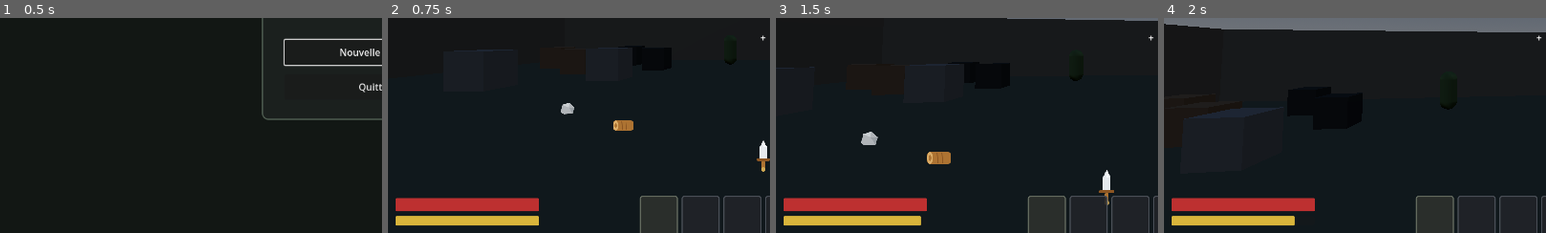
Above: before the commit, frames 1-4 (left to right).
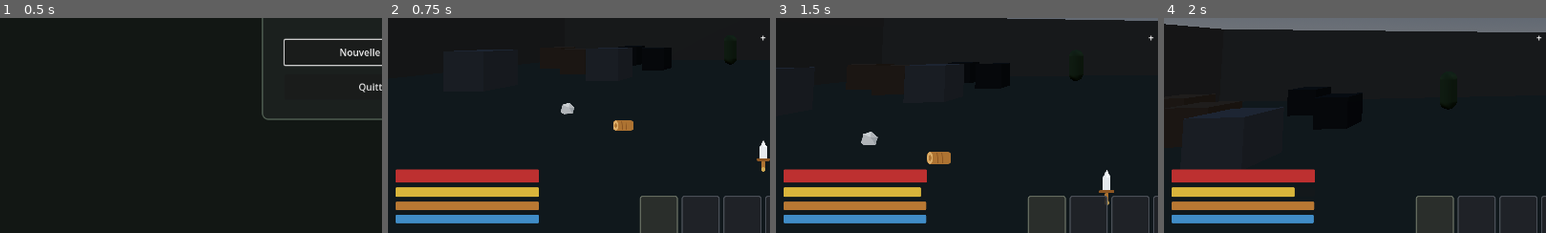
Above: after the commit, the same moments.

Repository: RosierKirill/QuietPlaceGame
Game: Godot game, scene res://ui/main_menu.tscn
Same seed, same stepped clock (60 frames per second), same inputs: the game is played once before the commit and once after it.
Inputs (mouse positions are % of the whole screen's width and height, from its top left):
- Up to frame 1 (0.5 s): no input
- Up to frame 2 (0.75 s): click "Nouvelle partie" at 0.5 s
- Up to frame 3 (1.5 s): tap Enter at 1.25 s; move the mouse to (55, 50) at 1.27 s; hold W (move_forward) from 1.28 s (still down); hold Shift (sprint) from 1.28 s (still down)
- Up to frame 4 (2 s): keep holding W (move_forward); keep holding Shift (sprint); tap Space (jump) at 1.52 s; tap F (consume, bound only after the commit) at 1.55 s
The pictures show only the part of the screen within x 1-51%, y 45-95%; the shares and areas given below are measured in that part.

Frame 1 is identical in both runs. In frame 2, 8.2% of the frame differs, in the area x 2-40%, y 70-97%; in frame 3, 8.1%; in frame 4, 7.9%.

Commit message:
feat: ajoute la faim, la soif et les objets consommables
Need est générique comme Health : la faim et la soif ne sont pas deux scripts
mais deux instances réglées différemment, et la température ou la fatigue
n'en demanderont pas davantage. Chaque besoin se sauvegarde lui-même via le
groupe saveable, sans que le gestionnaire ait à le connaître.

NeedEffects est le seul endroit où besoins et santé se rencontrent : un besoin
vide inflige des dégâts continus, deux besoins vides font deux fois plus mal.
Need ignore la santé, Health ignore la faim. Un besoin critique coupe aussi le
sprint — l'effort demande des réserves.

Les objets déclarent ce qu'ils restaurent, et le Consumer fait le lien avec les
besoins du porteur : ajouter un aliment ne demande donc aucune ligne de code,
seulement une ressource. Baies, gourde d'eau et viande crue, consommables avec
la touche F sur l'emplacement sélectionné.

GAME-801 GAME-802 GAME-803 GAME-804 GAME-805 GAME-806 GAME-807 GAME-808

Diff:
--- /dev/null
+++ b/assets/icons/berries.svg
@@ -0,0 +1,7 @@
+<svg xmlns="http://www.w3.org/2000/svg" width="64" height="64" viewBox="0 0 64 64">
+  <path d="M32 14 C28 18 24 20 22 24" stroke="#4a7c3f" stroke-width="3" fill="none"/>
+  <circle cx="24" cy="38" r="10" fill="#b3243a"/>
+  <circle cx="40" cy="36" r="9" fill="#c93350"/>
+  <circle cx="33" cy="48" r="8" fill="#9c1c30"/>
+  <circle cx="21" cy="34" r="3" fill="#d8637a" opacity="0.7"/>
+</svg>
--- /dev/null
+++ b/assets/icons/meat.svg
@@ -0,0 +1,5 @@
+<svg xmlns="http://www.w3.org/2000/svg" width="64" height="64" viewBox="0 0 64 64">
+  <path d="M18 40 C14 28 24 16 36 18 C48 20 52 32 46 42 C40 52 24 52 18 40 Z" fill="#b4534f"/>
+  <path d="M26 36 C24 29 30 24 37 25 C43 26 45 32 42 38 Z" fill="#cf7470"/>
+  <path d="M20 44 L14 52 M20 44 L26 52" stroke="#e8e0d2" stroke-width="5" stroke-linecap="round" fill="none"/>
+</svg>
--- /dev/null
+++ b/assets/icons/water.svg
@@ -0,0 +1,6 @@
+<svg xmlns="http://www.w3.org/2000/svg" width="64" height="64" viewBox="0 0 64 64">
+  <path d="M24 18 L40 18 L38 50 L26 50 Z" fill="#8fa3ad"/>
+  <path d="M26 30 L38 30 L37 48 L27 48 Z" fill="#3f8fc4"/>
+  <ellipse cx="32" cy="18" rx="8" ry="3" fill="#c4d2d9"/>
+  <rect x="28" y="10" width="8" height="8" rx="2" fill="#6d4520"/>
+</svg>
--- /dev/null
+++ b/items/berries.tres
@@ -0,0 +1,13 @@
+[gd_resource type="Resource" script_class="Item" load_steps=3 format=3]
+
+[ext_resource type="Script" path="res://systems/inventory/item.gd" id="1_item"]
+[ext_resource type="Texture2D" path="res://assets/icons/berries.svg" id="2_icon"]
+
+[resource]
+script = ExtResource("1_item")
+id = &"berries"
+display_name = "Baies"
+description = "Petits fruits rouges. Nourrissent peu, mais se trouvent partout."
+icon = ExtResource("2_icon")
+max_stack = 32
+restores = { &"hunger": 12.0 }
--- /dev/null
+++ b/items/meat.tres
@@ -0,0 +1,13 @@
+[gd_resource type="Resource" script_class="Item" load_steps=3 format=3]
+
+[ext_resource type="Script" path="res://systems/inventory/item.gd" id="1_item"]
+[ext_resource type="Texture2D" path="res://assets/icons/meat.svg" id="2_icon"]
+
+[resource]
+script = ExtResource("1_item")
+id = &"meat"
+display_name = "Viande crue"
+description = "Viande de brebis. Nourrit bien, mais se mange crue pour l'instant."
+icon = ExtResource("2_icon")
+max_stack = 16
+restores = { &"hunger": 28.0 }
--- /dev/null
+++ b/items/water.tres
@@ -0,0 +1,13 @@
+[gd_resource type="Resource" script_class="Item" load_steps=3 format=3]
+
+[ext_resource type="Script" path="res://systems/inventory/item.gd" id="1_item"]
+[ext_resource type="Texture2D" path="res://assets/icons/water.svg" id="2_icon"]
+
+[resource]
+script = ExtResource("1_item")
+id = &"water"
+display_name = "Gourde d'eau"
+description = "De l'eau claire. Étanche la soif."
+icon = ExtResource("2_icon")
+max_stack = 8
+restores = { &"thirst": 30.0 }
--- a/player/player.tscn
+++ b/player/player.tscn
@@ -9,6 +9,9 @@
 [ext_resource type="Script" path="res://player/weapon_holder.gd" id="7_weapon"]
 [ext_resource type="Script" path="res://systems/combat/hitbox.gd" id="8_hitbox"]
 [ext_resource type="Script" path="res://systems/combat/hurtbox.gd" id="9_hurtbox"]
+[ext_resource type="Script" path="res://systems/survival/need.gd" id="10_need"]
+[ext_resource type="Script" path="res://systems/survival/need_effects.gd" id="11_effects"]
+[ext_resource type="Script" path="res://systems/survival/consumer.gd" id="12_consumer"]
 
 [sub_resource type="StandardMaterial3D" id="Material_blade"]
 albedo_color = Color(0.81, 0.83, 0.86, 1)
@@ -80,6 +83,30 @@
 [node name="Energy" type="Node" parent="."]
 script = ExtResource("5_energy")
 
+[node name="Hunger" type="Node" parent="."]
+script = ExtResource("10_need")
+id = &"hunger"
+display_name = "Faim"
+max_value = 100.0
+decay_per_second = 0.35
+save_id = "player_hunger"
+
+[node name="Thirst" type="Node" parent="."]
+script = ExtResource("10_need")
+id = &"thirst"
+display_name = "Soif"
+max_value = 100.0
+decay_per_second = 0.55
+save_id = "player_thirst"
+
+[node name="NeedEffects" type="Node" parent="."]
+script = ExtResource("11_effects")
+damage_per_second = 2.0
+
+[node name="Consumer" type="Node" parent="."]
+script = ExtResource("12_consumer")
+hotbar_path = NodePath("../Hud/Hotbar")
+
 [node name="Inventory" type="Node" parent="."]
 script = ExtResource("6_inventory")
 save_id = "player_inventory"
@@ -88,3 +115,5 @@
 interaction_ray_path = NodePath("../CameraPivot/Camera3D/InteractionRay")
 health_path = NodePath("../Health")
 energy_path = NodePath("../Energy")
+hunger_path = NodePath("../Hunger")
+thirst_path = NodePath("../Thirst")
--- a/player/player_controller.gd
+++ b/player/player_controller.gd
@@ -38,6 +38,7 @@
 @onready var _health: Health = $Health
 @onready var _energy: Energy = $Energy
 @onready var _inventory: Inventory = $Inventory
+@onready var _need_effects: NeedEffects = $NeedEffects
 @onready var _hud: Hud = $Hud
 
 ## Transform de départ, point de réapparition par défaut.
@@ -147,7 +148,13 @@
 	var target_speed := walk_speed
 
 	# On ne sprinte que si le joueur avance ET qu'il reste de l'énergie à payer.
-	var wants_sprint := Input.is_action_pressed("sprint") and not direction.is_zero_approx()
+	# Affamé ou assoiffé, on ne court plus : l'effort demande des réserves.
+	var can_sprint := not _need_effects.has_critical_need()
+	var wants_sprint := (
+		can_sprint
+		and Input.is_action_pressed("sprint")
+		and not direction.is_zero_approx()
+	)
 	if wants_sprint and _energy.try_consume(sprint_energy_per_second * delta):
 		target_speed = sprint_speed
 
--- a/project.godot
+++ b/project.godot
@@ -132,3 +132,8 @@
 "events": [Object(InputEventKey,"resource_local_to_scene":false,"resource_name":"","device":-1,"window_id":0,"alt_press …(195 unchanged characters)…
 ]
 }
+consume={
+"deadzone": 0.5,
+"events": [Object(InputEventKey,"resource_local_to_scene":false,"resource_name":"","device":-1,"window_id":0,"alt_pressed":false,"shift_pressed":false,"ctrl_pressed":false,"meta_pressed":false,"pressed":false,"keycode":0,"physical_keycode":70,"key_label":0,"unicode":0,"location":0,"echo":false,"script":null)
+]
+}
--- a/systems/inventory/item.gd
+++ b/systems/inventory/item.gd
@@ -19,6 +19,17 @@
 @export_range(1, 999) var max_stack: int = 99
 
 
+## Besoins restaurés à la consommation : identifiant du besoin vers la
+## quantité rendue. Vide, l'objet n'est pas consommable.
+## Exemple : { &"hunger": 25.0 }
+@export var restores: Dictionary = {}
+
+
+## Vrai si l'objet peut être consommé.
+func is_consumable() -> bool:
+	return not restores.is_empty()
+
+
 ## Vrai si l'objet peut s'empiler dans un même emplacement.
 func is_stackable() -> bool:
 	return max_stack > 1
--- /dev/null
+++ b/systems/survival/consumer.gd
@@ -0,0 +1,72 @@
+class_name Consumer
+extends Node
+
+## Permet de consommer l'objet sélectionné dans la barre rapide.
+##
+## Fait le lien entre un objet, qui déclare seulement ce qu'il restaure, et les
+## composants [Need] du porteur. Un nouvel aliment ne demande donc aucune ligne
+## de code : seulement une ressource avec le bon champ.
+
+## Émis après une consommation réussie.
+signal consumed(item: Item)
+
+## Chemin vers la [Hotbar] dont on lit la sélection.
+@export var hotbar_path: NodePath
+
+@onready var _inventory: Inventory = _find_inventory()
+
+var _hotbar: Hotbar
+var _needs_by_id: Dictionary = {}
+
+
+func _ready() -> void:
+	_hotbar = get_node_or_null(hotbar_path) as Hotbar
+	if _hotbar == null:
+		push_warning("Consumer : aucune Hotbar trouvée à '%s'." % hotbar_path)
+
+	for child in get_parent().get_children():
+		if child is Need and (child as Need).id != &"":
+			_needs_by_id[(child as Need).id] = child
+
+
+func _unhandled_input(event: InputEvent) -> void:
+	if UiState.is_any_open() or not event.is_action_pressed("consume"):
+		return
+
+	if try_consume_selected():
+		get_viewport().set_input_as_handled()
+
+
+## Consomme l'objet sélectionné s'il est comestible. Retourne false sinon.
+func try_consume_selected() -> bool:
+	if _hotbar == null or _inventory == null:
+		return false
+
+	var stack := _hotbar.get_selected_stack()
+	if stack == null or stack.is_empty() or not stack.item.is_consumable():
+		return false
+
+	var item := stack.item
+	var restored_something := false
+
+	for need_id in item.restores:
+		var need := _needs_by_id.get(need_id, null) as Need
+		if need == null:
+			continue
+
+		need.fill(float(item.restores[need_id]))
+		restored_something = true
+
+	if not restored_something:
+		return false
+
+	_inventory.remove_item(item, 1)
+	consumed.emit(item)
+	return true
+
+
+func _find_inventory() -> Inventory:
+	for child in get_parent().get_children():
+		if child is Inventory:
+			return child as Inventory
+	return null
--- /dev/null
+++ b/systems/survival/need.gd
@@ -0,0 +1,111 @@
+class_name Need
+extends Node
+
+## Besoin vital qui décroît avec le temps : faim, soif, et ce qui suivra.
+##
+## Générique comme [Health] : la faim et la soif ne sont pas deux scripts mais
+## deux instances de celui-ci, réglées différemment. Ajouter la température ou
+## la fatigue ne demandera pas une ligne de code.
+##
+## Se sauvegarde lui-même via le groupe « saveable », sans que le gestionnaire
+## de sauvegarde ait à le connaître.
+
+## Émis à chaque variation.
+signal need_changed(current: float, maximum: float)
+## Émis au passage sous le seuil critique.
+signal became_critical
+## Émis quand le besoin atteint zéro.
+signal depleted
+
+## Identifiant utilisé par les objets consommables pour désigner ce besoin.
+@export var id: StringName = &""
+## Nom affiché dans l'interface.
+@export var display_name: String = "Besoin"
+## Valeur maximale, aussi utilisée comme valeur de départ.
+@export var max_value: float = 100.0
+## Perte par seconde.
+@export var decay_per_second: float = 0.5
+## Part en dessous de laquelle le besoin devient critique, de 0.0 à 1.0.
+@export_range(0.0, 1.0) var critical_ratio: float = 0.2
+## Identifiant de sauvegarde. Laissé vide, le besoin n'est pas sauvegardé.
+@export var save_id: String = ""
+
+## Valeur courante.
+var current_value: float
+
+var _was_critical: bool = false
+
+
+func _ready() -> void:
+	current_value = max_value
+
+	if save_id != "":
+		add_to_group(&"saveable")
+
+	need_changed.emit(current_value, max_value)
+
+
+func _process(delta: float) -> void:
+	if decay_per_second <= 0.0 or is_depleted():
+		return
+
+	_set_value(current_value - decay_per_second * delta)
+
+
+## Remonte le besoin de [param amount], sans dépasser le maximum.
+func fill(amount: float) -> void:
+	if amount <= 0.0:
+		return
+
+	_set_value(current_value + amount)
+
+
+## Remet le besoin au maximum. Appelé à la réapparition.
+func restore() -> void:
+	_was_critical = false
+	_set_value(max_value)
+
+
+func get_ratio() -> float:
+	return current_value / max_value if max_value > 0.0 else 0.0
+
+
+func is_critical() -> bool:
+	return get_ratio() <= critical_ratio
+
+
+func is_depleted() -> bool:
+	return current_value <= 0.0
+
+
+func _set_value(value: float) -> void:
+	var clamped := clampf(value, 0.0, max_value)
+	if is_equal_approx(clamped, current_value):
+		return
+
+	current_value = clamped
+	need_changed.emit(current_value, max_value)
+
+	# Le signal critique ne part qu'au franchissement, pas à chaque image.
+	var critical_now := is_critical()
+	if critical_now and not _was_critical:
+		became_critical.emit()
+	_was_critical = critical_now
+
+	if is_depleted():
+		depleted.emit()
+
+
+# --- Contrat de sauvegarde ---
+
+func get_save_id() -> String:
+	return save_id
+
+
+func save_data() -> Dictionary:
+	return {"value": current_value}
+
+
+func load_data(data: Dictionary) -> void:
+	_was_critical = false
+	_set_value(float(data.get("value", max_value)))
--- /dev/null
+++ b/systems/survival/need_effects.gd
@@ -0,0 +1,60 @@
+class_name NeedEffects
+extends Node
+
+## Traduit l'état des besoins en conséquences sur la santé.
+##
+## Séparé de [Need], qui ne doit rien savoir de la santé, et de [Health], qui
+## ne doit rien savoir de la faim. Ce nœud est le seul endroit où les deux se
+## rencontrent, ce qui permet de changer les règles de survie sans toucher aux
+## composants eux-mêmes.
+
+## Dégâts par seconde, pour chaque besoin tombé à zéro. Deux besoins vides
+## font donc deux fois plus mal.
+@export var damage_per_second: float = 2.0
+
+@onready var _health: Health = _find_health()
+
+var _needs: Array[Need] = []
+
+
+func _ready() -> void:
+	_needs = _find_needs()
+
+	if _health == null:
+		push_warning("NeedEffects : aucun Health trouvé sur '%s'." % get_parent())
+
+
+func _physics_process(delta: float) -> void:
+	if _health == null or _health.is_dead():
+		return
+
+	var empty_count := 0
+	for need in _needs:
+		if need.is_depleted():
+			empty_count += 1
+
+	if empty_count > 0:
+		_health.take_damage(damage_per_second * empty_count * delta, self)
+
+
+## Vrai si au moins un besoin est au niveau critique. Sert à brider l'effort.
+func has_critical_need() -> bool:
+	for need in _needs:
+		if need.is_critical():
+			return true
+	return false
+
+
+func _find_health() -> Health:
+	for child in get_parent().get_children():
+		if child is Health:
+			return child as Health
+	return null
+
+
+func _find_needs() -> Array[Need]:
+	var found: Array[Need] = []
+	for child in get_parent().get_children():
+		if child is Need:
+			found.append(child as Need)
+	return found
--- a/ui/hud.gd
+++ b/ui/hud.gd
@@ -15,6 +15,10 @@
 @export var health_path: NodePath
 ## Chemin vers le composant [Energy] du joueur.
 @export var energy_path: NodePath
+## Chemin vers le [Need] de faim.
+@export var hunger_path: NodePath
+## Chemin vers le [Need] de soif.
+@export var thirst_path: NodePath
 
 @onready var _interaction_prompt: Label = $InteractionPrompt
 @onready var _inventory_panel: InventoryPanel = $InventoryPanel
@@ -26,6 +30,8 @@
 @onready var _notice: Label = $Notice
 @onready var _health_bar: ProgressBar = $Bars/HealthBar
 @onready var _energy_bar: ProgressBar = $Bars/EnergyBar
+@onready var _hunger_bar: ProgressBar = $Bars/HungerBar
+@onready var _thirst_bar: ProgressBar = $Bars/ThirstBar
 
 
 func _ready() -> void:
@@ -40,6 +46,8 @@
 	SaveManager.save_failed.connect(_on_save_failed)
 	_bind_health()
 	_bind_energy()
+	_bind_need(hunger_path, _hunger_bar)
+	_bind_need(thirst_path, _thirst_bar)
 
 
 func _bind_interaction_ray() -> void:
@@ -142,6 +150,23 @@
 	_container_panel.open_with(container, player_inventory)
 
 
+## Relie un besoin à sa barre. La barre rougit au niveau critique, ce qui
+## avertit sans avoir à lire un chiffre.
+func _bind_need(path: NodePath, bar: ProgressBar) -> void:
+	var need := get_node_or_null(path) as Need
+	if need == null:
+		bar.hide()
+		return
+
+	var update := func(current: float, maximum: float) -> void:
+		bar.max_value = maximum
+		bar.value = current
+		bar.modulate = Color(1.4, 0.5, 0.5) if need.is_critical() else Color.WHITE
+
+	need.need_changed.connect(update)
+	update.call(need.current_value, need.max_value)
+
+
 ## Affiche ou masque l'invite selon l'objet visé.
 func _on_focus_changed(interactable: Interactable) -> void:
 	if interactable == null:
--- a/ui/hud.tscn
+++ b/ui/hud.tscn
@@ -10,6 +10,20 @@
 
 [sub_resource type="StyleBoxFlat" id="StyleBoxFlat_health"]
 bg_color = Color(0.74, 0.19, 0.19, 1)
+corner_radius_top_left = 2
+corner_radius_top_right = 2
+corner_radius_bottom_right = 2
+corner_radius_bottom_left = 2
+
+[sub_resource type="StyleBoxFlat" id="StyleBoxFlat_hunger"]
+bg_color = Color(0.72, 0.47, 0.2, 1)
+corner_radius_top_left = 2
+corner_radius_top_right = 2
+corner_radius_bottom_right = 2
+corner_radius_bottom_left = 2
+
+[sub_resource type="StyleBoxFlat" id="StyleBoxFlat_thirst"]
+bg_color = Color(0.25, 0.55, 0.78, 1)
 corner_radius_top_left = 2
 corner_radius_top_right = 2
 corner_radius_bottom_right = 2
@@ -87,7 +101,7 @@
 anchor_top = 1.0
 anchor_bottom = 1.0
 offset_left = 24.0
-offset_top = -92.0
+offset_top = -140.0
 offset_right = 264.0
 offset_bottom = -24.0
 grow_vertical = 0
@@ -107,6 +121,20 @@
 value = 100.0
 show_percentage = false
 
+[node name="HungerBar" type="ProgressBar" parent="Bars"]
+custom_minimum_size = Vector2(240, 14)
+theme_override_styles/fill = SubResource("StyleBoxFlat_hunger")
+max_value = 100.0
+value = 100.0
+show_percentage = false
+
+[node name="ThirstBar" type="ProgressBar" parent="Bars"]
+custom_minimum_size = Vector2(240, 14)
+theme_override_styles/fill = SubResource("StyleBoxFlat_thirst")
+max_value = 100.0
+value = 100.0
+show_percentage = false
+
 [node name="InventoryPanel" parent="." instance=ExtResource("2_inventory")]
 inventory_path = NodePath("../../Inventory")
 
Not shown: 1 places in player/player.tscn that only renumber resources
Not shown: 1 places in ui/hud.tscn that only renumber resources
